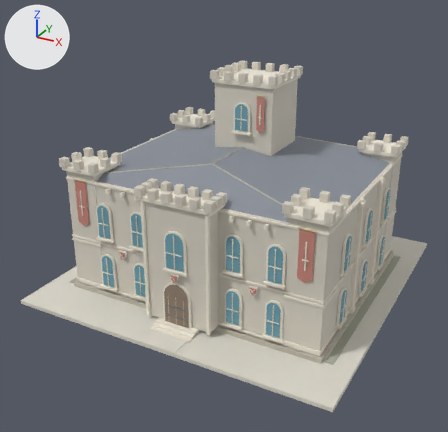
What one commit did to the FBX model Assets/Models/Kingdom/City/Models/WarriorAcademy_Lv4.fbx.
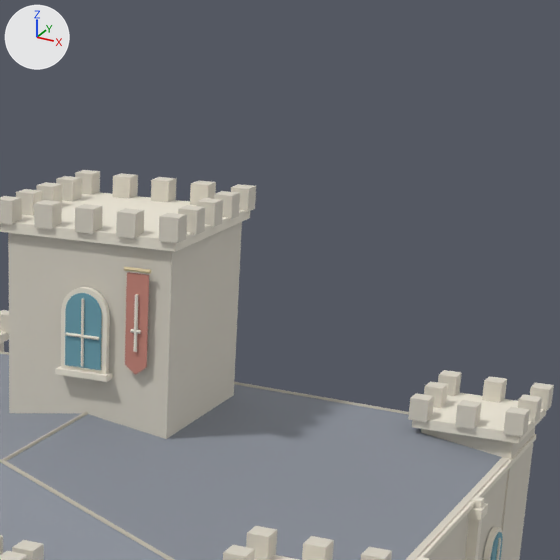
Each version appears first whole from a camera (50 mm lens) standing at (21.63, -42.48, 26.24) and looking at (-0.43, -2.37, 6.19), and next in a close-up on the part from 47% to 92% of the width and 0% to 46% of the height. Lighting does not change. The marker at upper left points along +X, +Y and +Z. The older version's two pictures come first. Where no turn or scale is listed for an object, it has been applied to the vertices.

In view in the first close-up: 'Battlement cornice.004', 'Central command tower.004', 'Corner bastion.003', 'Hip roof seam.005', 'Main school walls.015', 'Merlons.004', 'Red school standards.005', 'Slate hip roof.005', 'Stone stringcourse.015', 'Window frame.015', 'Window glass.015' and 7 more.
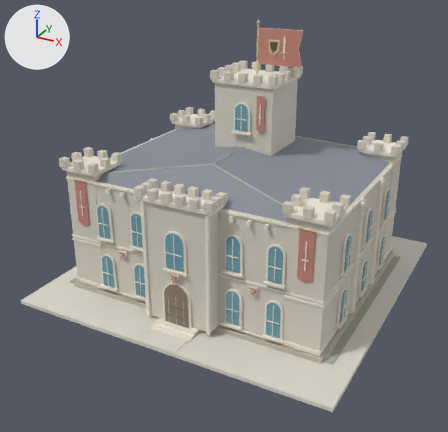
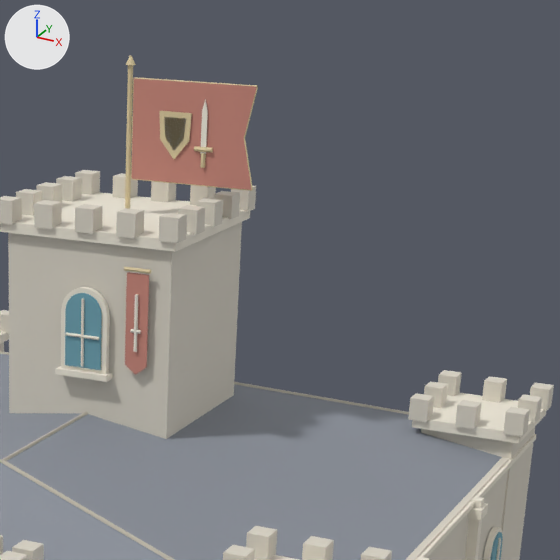
Location of each change, (x1, y1, x2, y2) in pixels of the close-ups (560 x 560 px):
'School icon flag cloth.015', added: after (132, 78, 256, 190)
'School icon flag emblem.030', added (beige): after (159, 111, 213, 168)
'School icon flag mast.015', added (beige): after (125, 65, 133, 209)
'School icon flag hem.015', added: after (131, 77, 258, 191)
'School icon flag emblem.031', added: after (164, 99, 208, 154)
'School icon flag finial.015', added: after (126, 55, 136, 65)

What changed in the scene script:
```text
Add me_school_icon_flag_mast_004:
    me_school_icon_flag_mast_004.from_pydata(...)  # 20 vertices, 12 faces; spans x -0.08..0.08, y 2.23..2.37, z 16.25..20.65
    me_school_icon_flag_mast_004.materials.append(mat_gold)  # beige #ddcca1
Add me_school_icon_flag_cloth_004:
    me_school_icon_flag_cloth_004.from_pydata([(0.12, 2.27, 17.6), (3.72, 2.27, 17.6), (3.42, 2.27, 18.95), (3.72, 2.27, 20.3), (0.12, 2.27, 20.3), (0.12, 2.33, 17.6), (3.72, 2.33, 17.6), (3.42, 2.33, 18.95), (3.72, 2.33, 20.3), (0.12, 2.33, 20.3)], [], [(4, 3, 2, 1, 0), (5, 6, 7, 8, 9), (0, 1, 6, 5), (1, 2, 7, 6), (2, 3, 8, 7), (3, 4, 9, 8), (4, 0, 5, 9)])
    me_school_icon_flag_cloth_004.materials.append(mat_red)  # pink #ca887a
Add me_school_icon_flag_finial_004:
    me_school_icon_flag_finial_004.from_pydata(...)  # a 12-sided cut cone along z (radius 0.14 at the low end, 0.02 at the high end) spanning x -0.14..0.14, y 2.16..2.44, z 20.65..20.89
    me_school_icon_flag_finial_004.materials.append(mat_gold)  # beige #ddcca1
Add me_school_icon_flag_emblem_007:
    me_school_icon_flag_emblem_007.from_pydata(...)  # 68 vertices, 46 faces; spans x 0.94..2.54, y 2.17..2.44, z 18.09..19.5
    me_school_icon_flag_emblem_007.materials.append(mat_gold)  # beige #ddcca1
Add me_school_icon_flag_hem_004:
    me_school_icon_flag_hem_004.from_pydata(...)  # 54 vertices, 40 faces; spans x 0.09..3.74, y 2.27..2.33, z 17.58..20.32
    me_school_icon_flag_hem_004.materials.append(mat_gold)  # beige #ddcca1
Add me_school_icon_flag_emblem_008:
    me_school_icon_flag_emblem_008.from_pydata(...)  # 40 vertices, 28 faces; spans x 1.09..2.36, y 2.223..2.378, z 18.45..19.89
    me_school_icon_flag_emblem_008.materials.append(mat_white)  # white #f4eee2
Add ob_school_icon_flag_mast_015:
    ob_school_icon_flag_mast_015 = bpy.data.objects.new('School icon flag mast.015', me_school_icon_flag_mast_004)
    ob_school_icon_flag_mast_015.location = (0.0, 0.0, 0.0)
Add ob_school_icon_flag_cloth_015:
    ob_school_icon_flag_cloth_015 = bpy.data.objects.new('School icon flag cloth.015', me_school_icon_flag_cloth_004)
    ob_school_icon_flag_cloth_015.location = (0.0, 0.0, 0.0)
Add ob_school_icon_flag_finial_015:
    ob_school_icon_flag_finial_015 = bpy.data.objects.new('School icon flag finial.015', me_school_icon_flag_finial_004)
    ob_school_icon_flag_finial_015.location = (0.0, 0.0, 0.0)
Add ob_school_icon_flag_emblem_030:
    ob_school_icon_flag_emblem_030 = bpy.data.objects.new('School icon flag emblem.030', me_school_icon_flag_emblem_007)
    ob_school_icon_flag_emblem_030.location = (0.0, 0.0, 0.0)
Add ob_school_icon_flag_hem_015:
    ob_school_icon_flag_hem_015 = bpy.data.objects.new('School icon flag hem.015', me_school_icon_flag_hem_004)
    ob_school_icon_flag_hem_015.location = (0.0, 0.0, 0.0)
Add ob_school_icon_flag_emblem_031:
    ob_school_icon_flag_emblem_031 = bpy.data.objects.new('School icon flag emblem.031', me_school_icon_flag_emblem_008)
    ob_school_icon_flag_emblem_031.location = (0.0, 0.0, 0.0)
```
